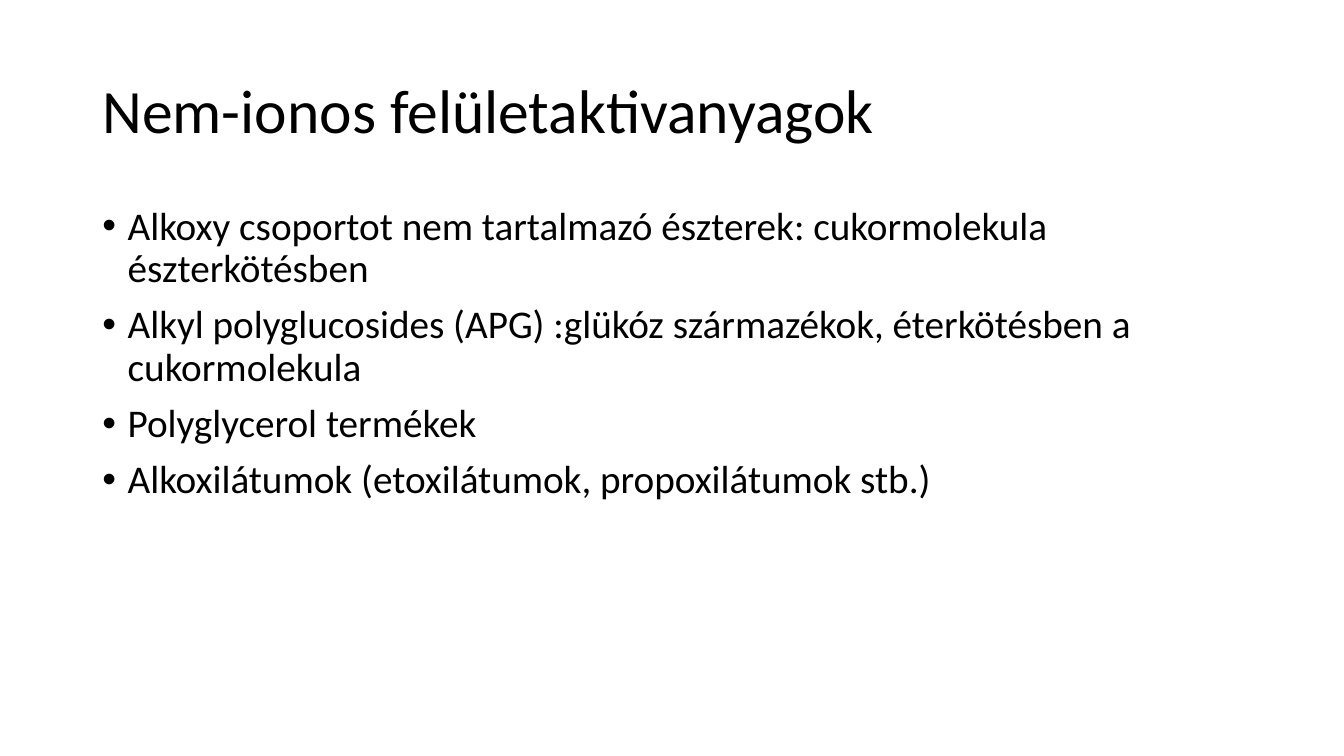
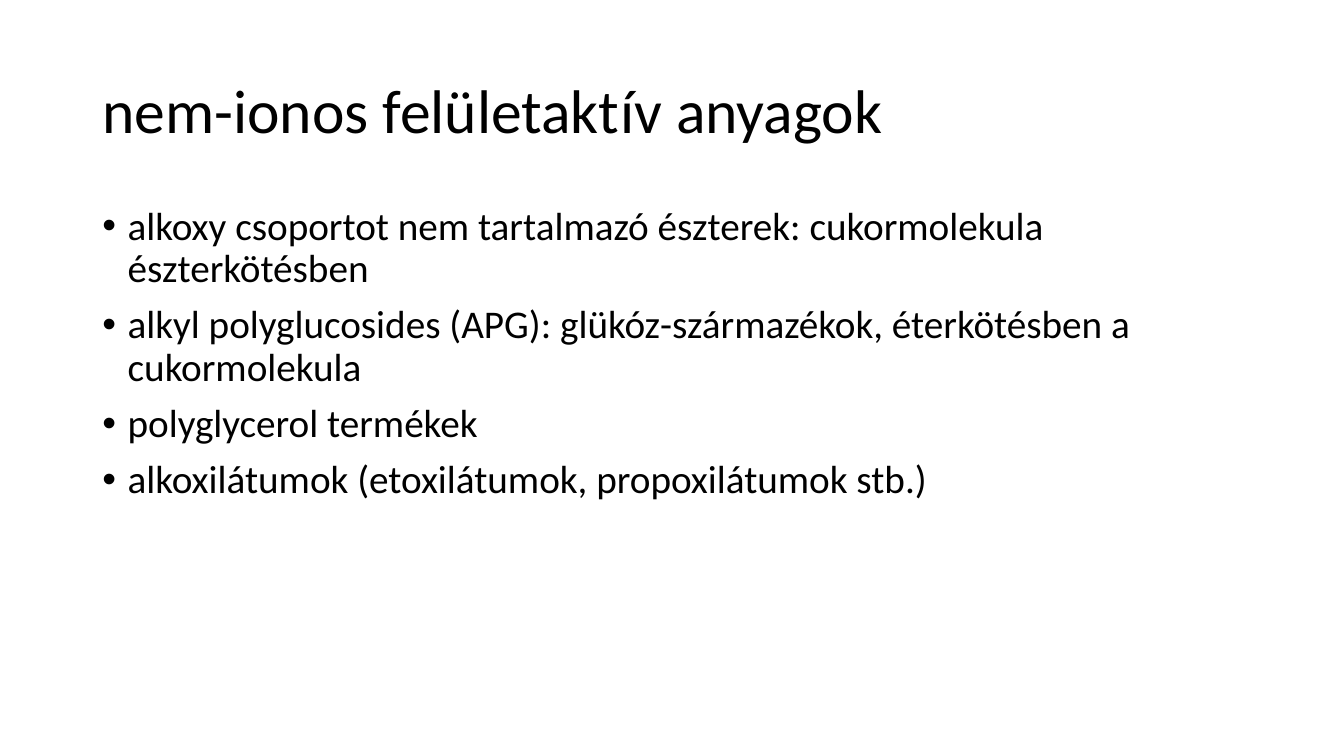
Before and after one commit to LilianaBohus/chemistry-presenations, a slide deck: slide 49 of formulations-and-surfactants.pptx. Drawn at 1344x756 pixels with LibreOffice and Linux fonts; fonts in the diff are those of the drawing. Boxes give left, top, right and bottom in pixels: in the first picture for what was removed or moved away, otherwise in the second. Text is boxed around its words. In the diff, an @@ line names an element or a change of style, - is before the commit and + after.

```diff
--- a/formulations-and-surfactants.pptx
+++ b/formulations-and-surfactants.pptx
@@ title at [102, 90, 882, 144]: text changed @@
-Nem-ionos felületaktivanyagok
+nem-ionos felületaktív anyagok
@@ text at [128, 212, 1130, 500]: text changed @@
-• Alkoxy csoportot nem tartalmazó észterek: cukormolekula észterkötésben
-• Alkyl polyglucosides (APG) :glükóz származékok, éterkötésben a cukormolekula
-• Polyglycerol termékek
-• Alkoxilátumok (etoxilátumok, propoxilátumok stb.)
+• alkoxy csoportot nem tartalmazó észterek: cukormolekula észterkötésben
+• alkyl polyglucosides (APG): glükóz-származékok, éterkötésben a cukormolekula
+• polyglycerol termékek
+• alkoxilátumok (etoxilátumok, propoxilátumok stb.)
```
Also in this commit, not shown: 18 other slides changed, 2 slides added, 2 slides removed.
